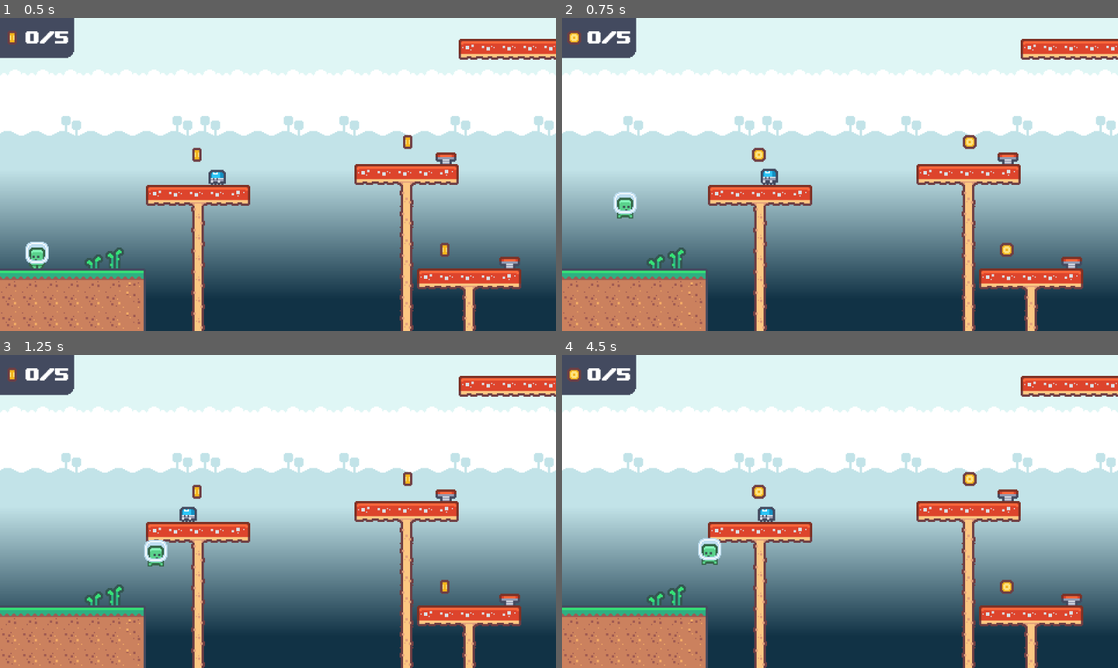
Above: before the commit, frames 1-4 (two rows, left to right).
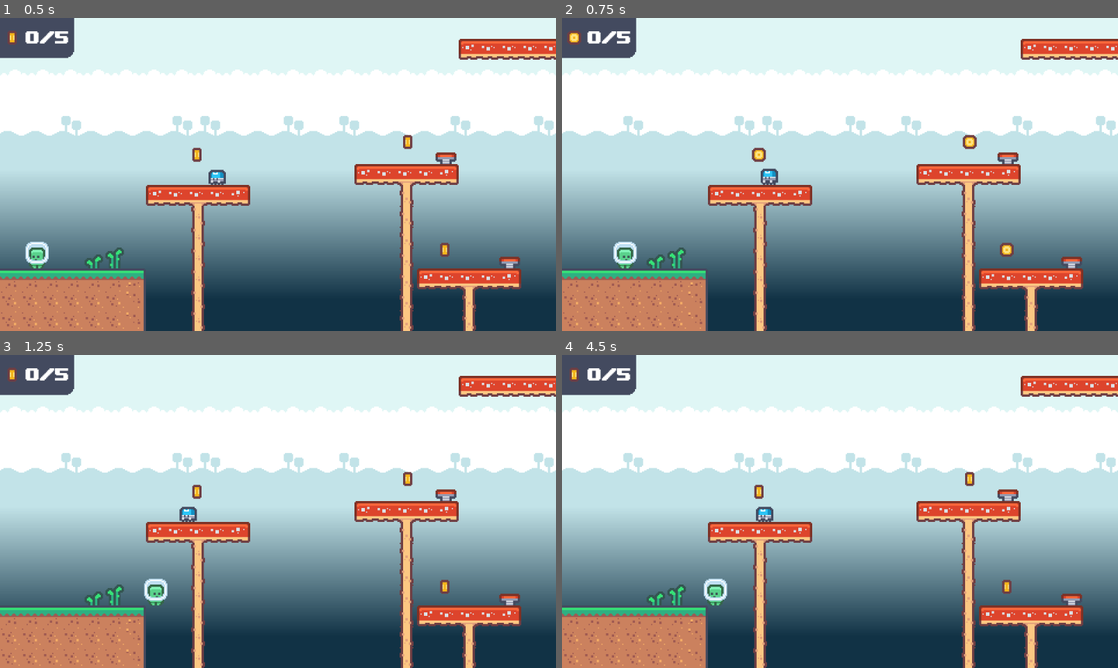
Above: after the commit, the same moments.

Repository: Aero48/N232-Project-2
Game: Godot game, scene res://levels/level_3.tscn
Two runs of this game, one before a commit and one after it. Both use one fixed random seed, a clock stepped at 60 frames per second and the inputs below. This scene is started directly instead of the project's main scene.
Inputs:
- Up to frame 1 (0.5 s): no input
- Up to frame 2 (0.75 s): tap Enter (ui_accept) at 0.5 s; hold Right (ui_right) from 0.53 s (still down); hold Enter (ui_accept) from 0.53 s (still down)
- Up to frame 3 (1.25 s): keep holding Right (ui_right); keep holding Enter (ui_accept); tap Space (jump, bound only after the commit) at 0.77, 0.8, 1.07 s
- Up to frame 4 (4.5 s): release Enter (ui_accept) at 1.28 s; tap Space (jump, bound only after the commit) at 1.35, 1.52, 1.82, 2.3, 3.02, 3.32 s; tap Enter (ui_accept) at 1.55, 2.85, 4.35 s; release Right (ui_right) at 2.03 s; hold Left (ui_left) 2.03-2.78 s; hold Enter (ui_accept) 2.03-2.78 s; hold Right (ui_right) 2.78-4.28 s; hold Space (jump, bound only after the commit) 3.53-4.28 s; hold Left (ui_left) from 4.28 s (still down)

Frame 1 is identical in both runs. In frame 2, 0.6% of the frame differs, in the area x 9-14%, y 55-80%; in frame 3, 0.6%; in frame 4, 1.0%, in the area x 1-82%, y 4-80%.

Commit message:
better inputs

Diff:
--- a/project.godot
+++ b/project.godot
@@ -21,6 +21,29 @@
 window/size/viewport_height=540
 window/stretch/mode="viewport"
 
+[input]
+
+left={
+"deadzone": 0.5,
+"events": [Object(InputEventKey,"resource_local_to_scene":false,"resource_name":"","device":0,"window_id":0,"alt_pressed":false,"shift_pressed":false,"ctrl_pressed":false,"meta_pressed":false,"pressed":false,"keycode":0,"physical_keycode":4194319,"key_label":0,"unicode":0,"echo":false,"script":null)
+, Object(InputEventJoypadMotion,"resource_local_to_scene":false,"resource_name":"","device":-1,"axis":0,"axis_value":-1.0,"script":null)
+, Object(InputEventJoypadButton,"resource_local_to_scene":false,"resource_name":"","device":-1,"button_index":13,"pressure":0.0,"pressed":false,"script":null)
+]
+}
+right={
+"deadzone": 0.5,
+"events": [Object(InputEventKey,"resource_local_to_scene":false,"resource_name":"","device":-1,"window_id":0,"alt_pressed":false,"shift_pressed":false,"ctrl_pressed":false,"meta_pressed":false,"pressed":false,"keycode":4194321,"physical_keycode":0,"key_label":0,"unicode":0,"echo":false,"script":null)
+, Object(InputEventJoypadMotion,"resource_local_to_scene":false,"resource_name":"","device":-1,"axis":0,"axis_value":1.0,"script":null)
+, Object(InputEventJoypadButton,"resource_local_to_scene":false,"resource_name":"","device":-1,"button_index":14,"pressure":0.0,"pressed":false,"script":null)
+]
+}
+jump={
+"deadzone": 0.5,
+"events": [Object(InputEventKey,"resource_local_to_scene":false,"resource_name":"","device":-1,"window_id":0,"alt_pressed":false,"shift_pressed":false,"ctrl_pressed":false,"meta_pressed":false,"pressed":false,"keycode":0,"physical_keycode":32,"key_label":0,"unicode":32,"echo":false,"script":null)
+, Object(InputEventJoypadButton,"resource_local_to_scene":false,"resource_name":"","device":-1,"button_index":0,"pressure":0.0,"pressed":false,"script":null)
+]
+}
+
 [physics]
 
 2d/default_gravity=1800.0
--- a/scripts/player.gd
+++ b/scripts/player.gd
@@ -77,11 +77,11 @@
 		early_jump_timeout()
 
 	# Handle jump.
-	if Input.is_action_just_pressed("ui_accept") and is_on_floor() and inputEnabled:
+	if Input.is_action_just_pressed("jump") and is_on_floor() and inputEnabled:
 		jump()
 
 	#This sets the gravity to a lower value when player is holding the jump button (only applies if player has actually jumped, and the maximum time hasn't been reached)
-	if Input.is_action_pressed("ui_accept") and !jumpTimeout:
+	if Input.is_action_pressed("jump") and !jumpTimeout:
 		gravity = ProjectSettings.get_setting("physics/2d/default_gravity")/4
 	else:
 		gravity = ProjectSettings.get_setting("physics/2d/default_gravity")
@@ -90,7 +90,7 @@
 
 	# Get the input direction and handle the movement/deceleration.
 	# As good practice, you should replace UI actions with custom gameplay actions.
-	var direction = Input.get_axis("ui_left", "ui_right")
+	var direction = Input.get_axis("left", "right")
 	if direction>0 and inputEnabled:
 		sprite.flip_h = 1
 		if velocity.x <= SPEED:
@@ -122,7 +122,7 @@
 	else:
 		sprite.animation = "fall"
 
-	if ((Input.is_action_pressed("ui_left") && velocity.x > 60) or (Input.is_action_pressed("ui_right") && velocity.x < -60)) && is_on_floor() && !isSliding:
+	if ((Input.is_action_pressed("left") && velocity.x > 60) or (Input.is_action_pressed("right") && velocity.x < -60)) && is_on_floor() && !isSliding:
 		slideSound.play()
 		isSliding = true
 	else:
